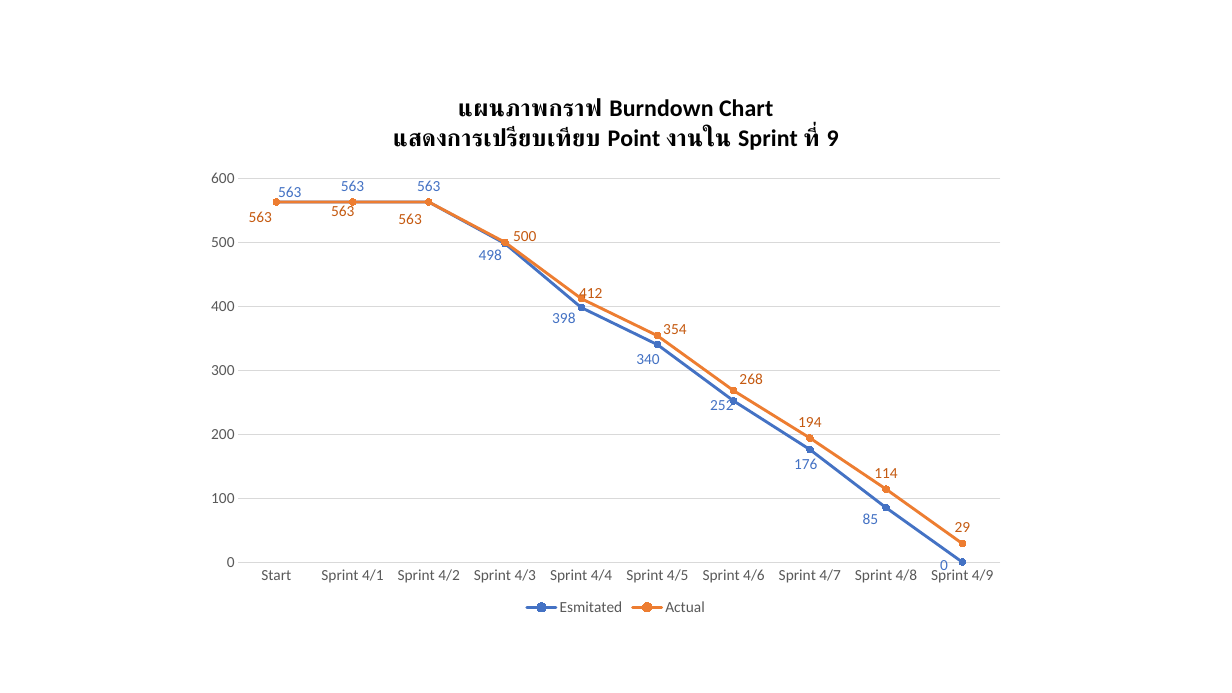
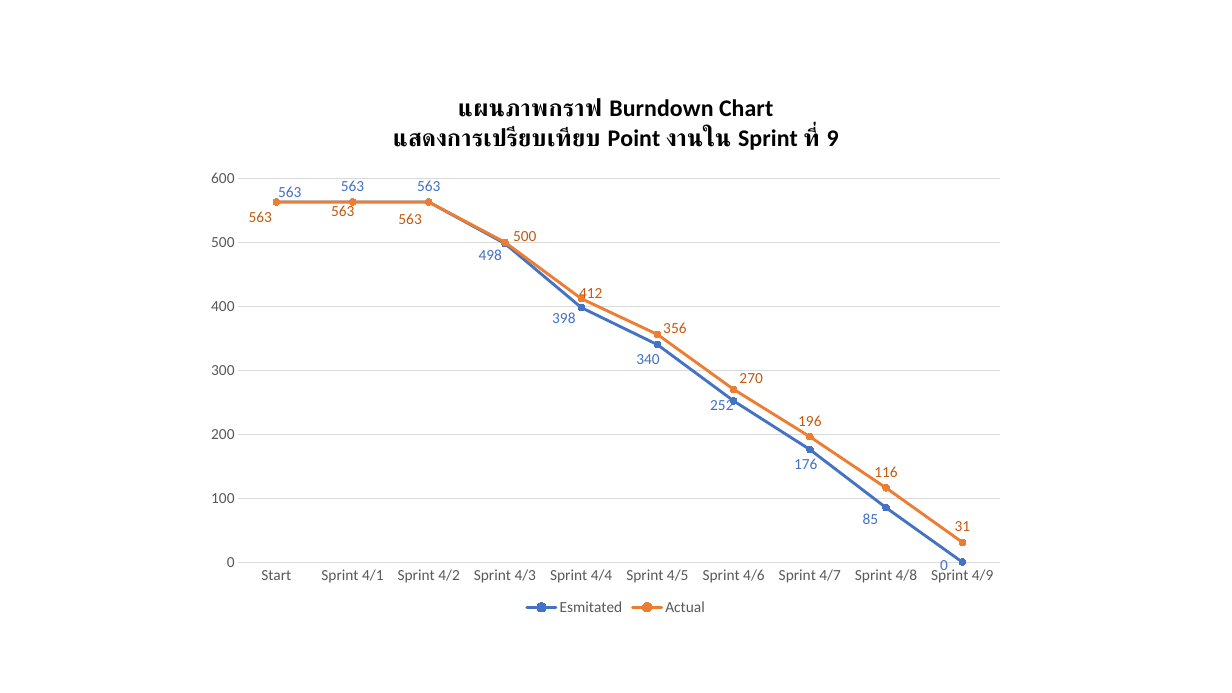
Before and after one commit to wirat0155/team4, a slide deck: slide 1 of Burndown & Velocity/Cycle 4/V4.9.1 [2022-04-02] Burndown Velocity Sprint 4-9.pptx. Drawn at 1232x693 pixels with LibreOffice and Linux fonts; fonts in the diff are those of the drawing. Boxes give left, top, right and bottom in pixels: in the first picture for what was removed or moved away, otherwise in the second. Text is boxed around its words. In the diff, an @@ line names an element or a change of style, - is before the commit and + after.

```diff
--- a/Burndown & Velocity/Cycle 4/V4.9.1 [2022-04-02] Burndown Velocity Sprint 4-9.pptx
+++ b/Burndown & Velocity/Cycle 4/V4.9.1 [2022-04-02] Burndown Velocity Sprint 4-9.pptx
@@ line chart at (x1=205, y1=73, x2=1027, y2=621) @@
-Actual: 563, 563, 563, 500, 412, 354, 268, 194, 114, 29
+Actual: 563, 563, 563, 500, 412, 356, 270, 196, 116, 31
```
Also in this commit, not shown: 10 other files.
